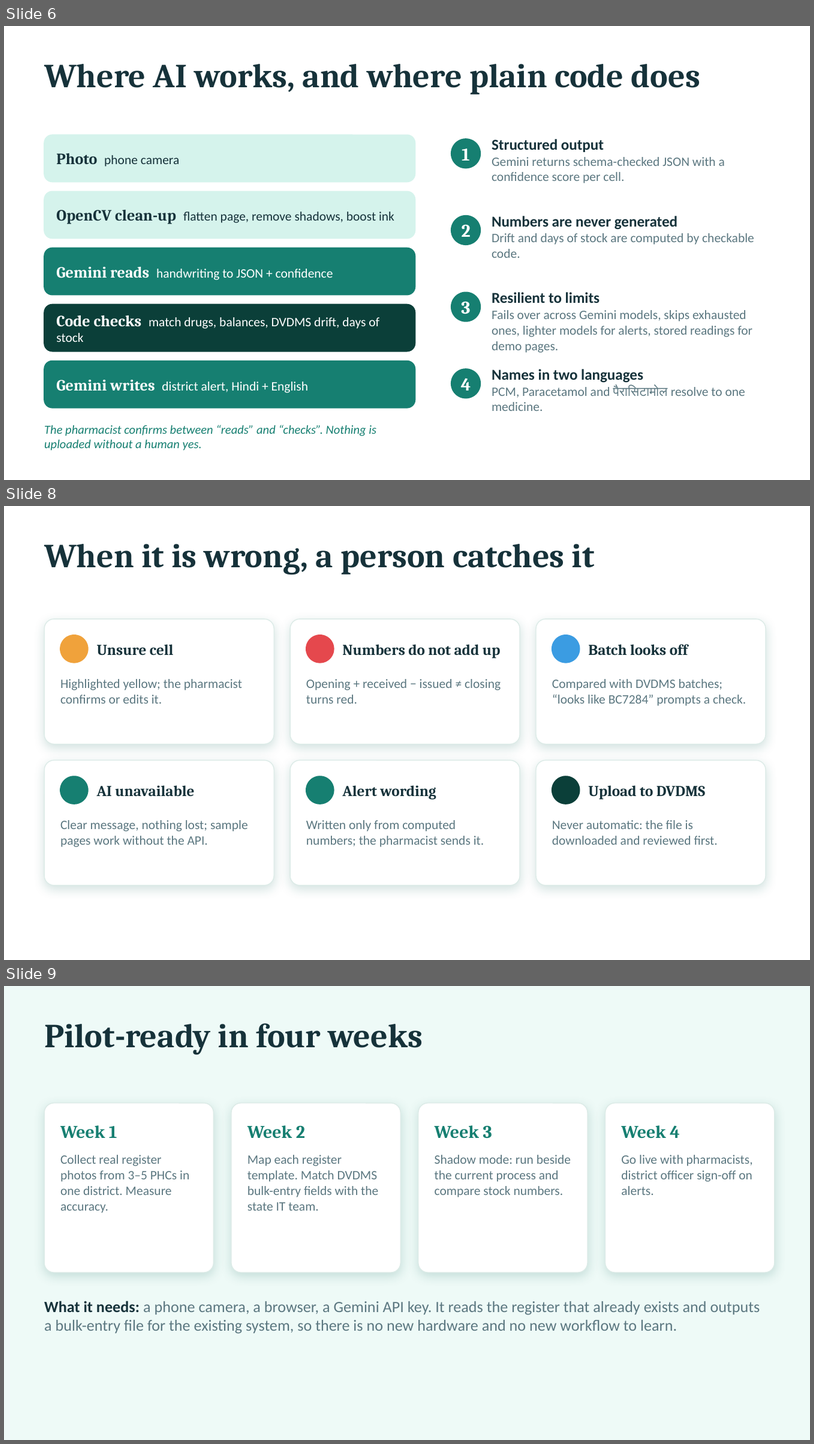
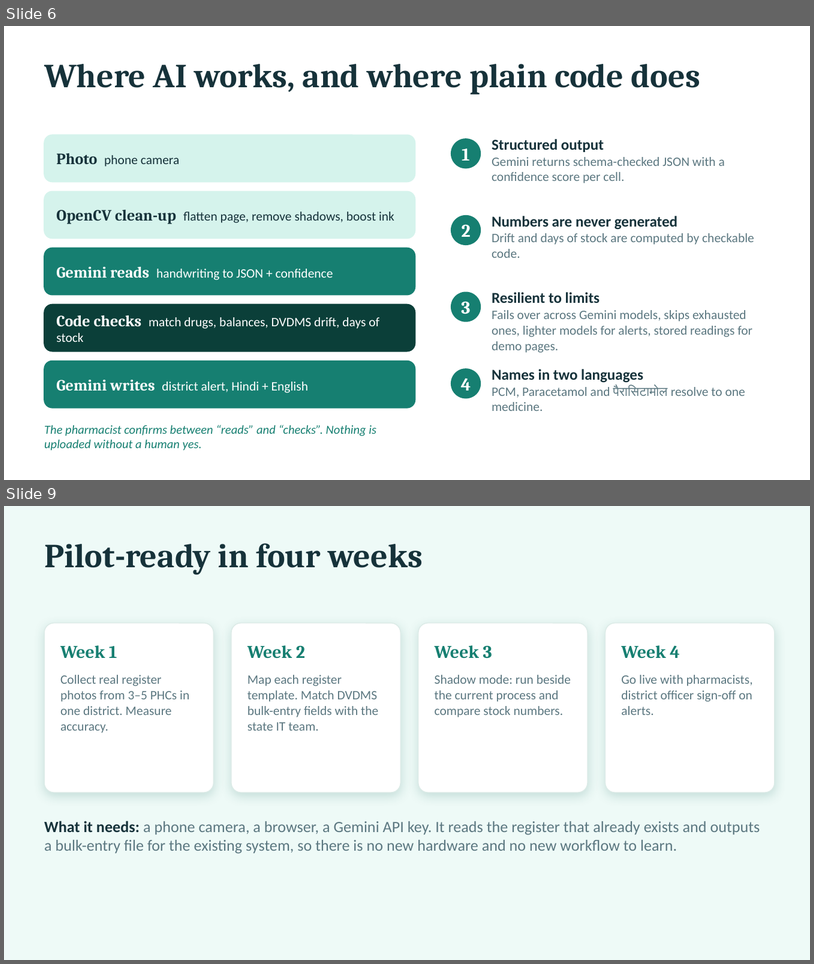
Before and after one commit to maurya-aryan/register-lens, a slide deck: docs/deck/Register-Lens-pitch-deck.pptx. Shown one above the other, each under a label of ours: slides 6, 8 and 9 before the commit, slides 6 and 9 after it; the slides between them are not shown. The pictures are 814x1444 and 814x964 pixels, drawn with LibreOffice and Linux fonts; fonts in the diff are those of the drawing. Boxes give left, top, right and bottom in pixels: in the first picture for what was removed or moved away, otherwise in the second. Text is boxed around its words. In the diff, an @@ line names an element or a change of style, - is before the commit and + after.

```diff
--- a/docs/deck/Register-Lens-pitch-deck.pptx
+++ b/docs/deck/Register-Lens-pitch-deck.pptx
@@ slide 8 removed at (4,506,810,960), background #FFFFFF @@
@@ text removed at (44,544,595,575) @@
-When it is wrong, a person catches it
@@ rounded rectangle removed at (44,619,274,744) @@
@@ rounded rectangle removed at (290,619,520,744) @@
@@ rounded rectangle removed at (536,619,766,744) @@
@@ ellipse removed at (60,635,88,663) @@
@@ text removed at (97,644,174,655) @@
-Unsure cell
@@ ellipse removed at (306,635,334,663) @@
@@ text removed at (342,644,501,658) @@
-Numbers do not add up
@@ ellipse removed at (552,635,580,663) @@
@@ text removed at (588,644,688,655) @@
-Batch looks off
@@ text removed at (60,679,242,703) @@
-Highlighted yellow; the pharmacist confirms or edits it.
@@ text removed at (306,679,501,703) @@
-Opening + received − issued ≠ closing turns red.
@@ text removed at (552,679,746,706) @@
-Compared with DVDMS batches; “looks like BC7284” prompts a check.
@@ rounded rectangle removed at (44,760,274,885) @@
@@ rounded rectangle removed at (290,760,520,885) @@
@@ rounded rectangle removed at (536,760,766,885) @@
@@ ellipse removed at (60,776,88,804) @@
@@ text removed at (97,785,194,796) @@
-AI unavailable
@@ ellipse removed at (306,776,334,804) @@
@@ text removed at (342,785,436,799) @@
-Alert wording
@@ ellipse removed at (552,776,580,804) @@
@@ text removed at (588,785,705,799) @@
-Upload to DVDMS
@@ text removed at (60,820,248,847) @@
-Clear message, nothing lost; sample pages work without the API.
@@ text removed at (306,820,485,847) @@
-Written only from computed numbers; the pharmacist sends it.
@@ text removed at (552,820,718,844) @@
-Never automatic: the file is downloaded and reviewed first.
```
Also in this commit, not shown: 3 slides changed, 2 slides added, 1 other slide removed, 20 other files.
